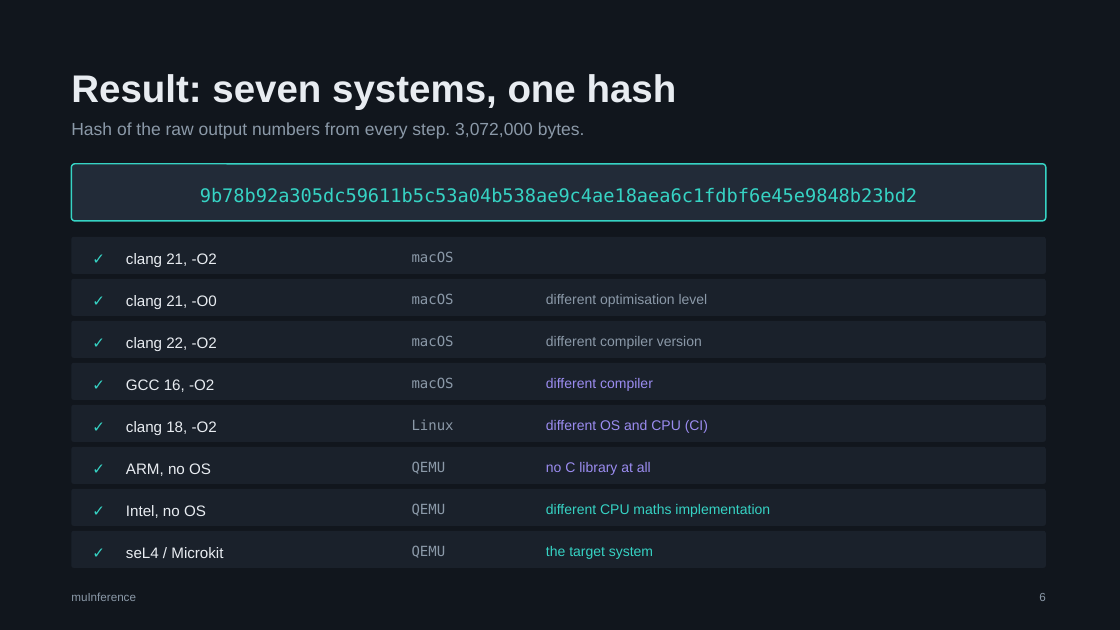
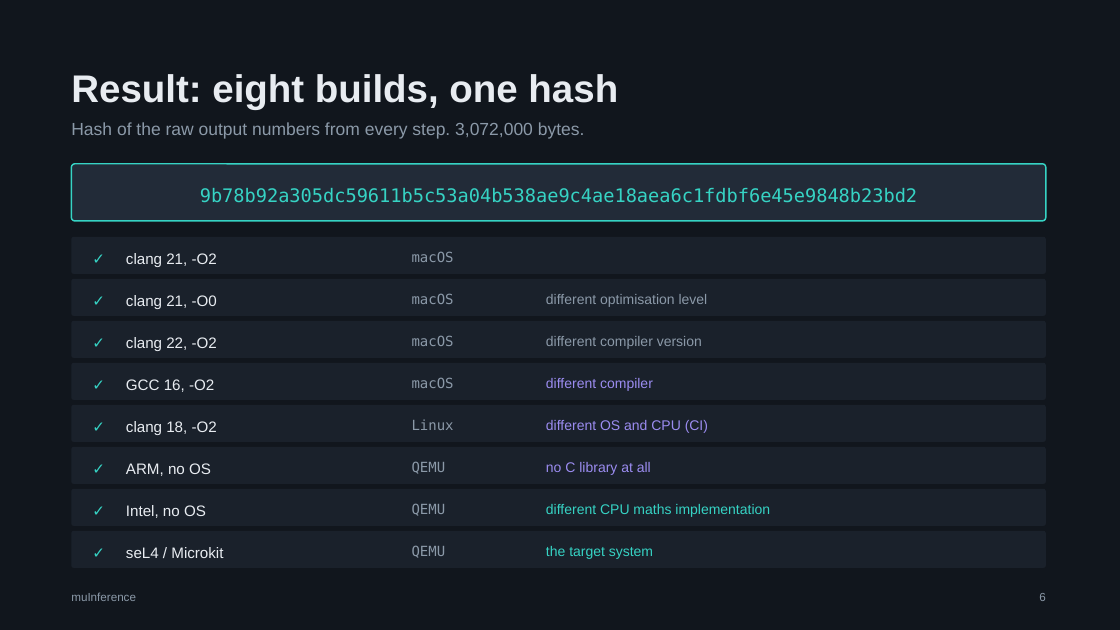
Before and after one commit to luiscosio/muInference, a slide deck: slide 6 of documentation/muinference-deck.pptx. Drawn at 1120x630 pixels with LibreOffice and Linux fonts; fonts in the diff are those of the drawing. Boxes give left, top, right and bottom in pixels: in the first picture for what was removed or moved away, otherwise in the second. Text is boxed around its words. In the diff, an @@ line names an element or a change of style, - is before the commit and + after.

```diff
--- a/documentation/muinference-deck.pptx
+++ b/documentation/muinference-deck.pptx
@@ text at (71, 74, 618, 109): text changed @@
-Result: seven systems, one hash
+Result: eight builds, one hash
```
Also in this commit, not shown: 3 other slides changed, 3 other files.
